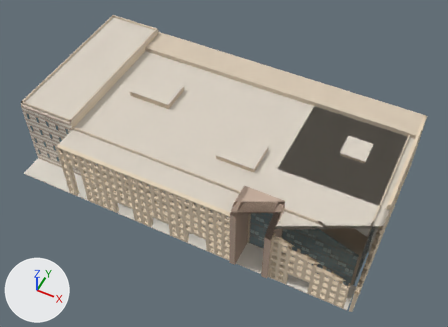
What one commit did to the glTF model public/models/auc-library.glb.
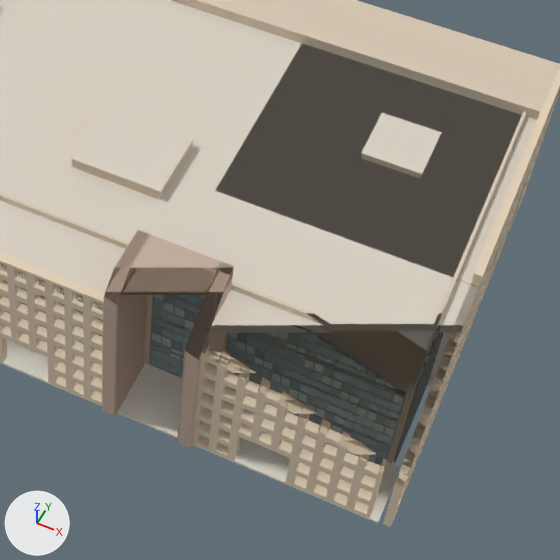
Each version appears first whole from a 50 mm camera at (58.0, -111.0, 143.2) aimed at (3.9, -2.9, 8.1), and next in a close-up on the part from 41% to 95% of the width and 27% to 100% of the height. Lighting does not change. The marker at lower left points along +X, +Y and +Z. The last two pictures show the newer version. Everything nearer to the camera than a plane just in front of the edit is cut away. Where no turn or scale is listed for an object, it has been applied to the vertices. Vertices at exactly the same position are counted once.

Names of what the first close-up shows: 'glass_blue', 'glass_dark', 'glass_light', 'mullions', 'paving', 'portal_inner', 'portal_stone', 'roof', 'roof_trim', 'sandstone', 'sandstone_dark' and 1 more.
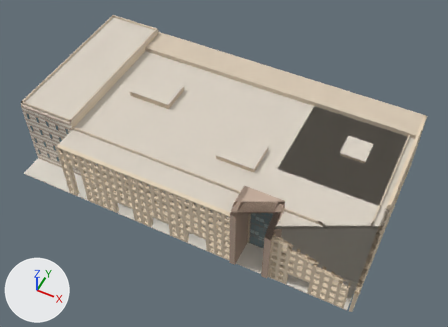
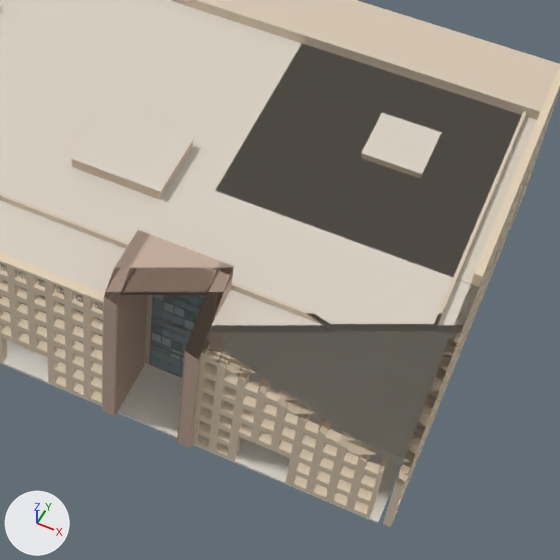
Commit message: Replace library GLB with updated uploaded model

What the commit changed:
me_sandstone_dark is used by ob_sandstone_dark; location (-1.8, 0.1, 0.0).
me_sandstone_dark had 58 vertices, 96 faces and spanned x -45.0..52.0, y -20.0..26.5, z 0.0..21.8.
me_sandstone_dark now has 48 vertices, 72 faces and spans x -45.0..44.0, y -20.0..26.5, z 0.0..21.8.
Part 1, on me_sandstone_dark:
10 vertices are removed from x 51.8..52.0, y -20.0..-8.0, z 0.0..19.6.
24 faces are deleted.
me_paving is used by ob_paving; location (-1.8, 0.1, 0.0).
me_paving had 102 vertices, 192 faces and spanned x -50.0..54.4, y -27.5..28.0, z 0.0..2.3.
me_paving now has 109 vertices, 204 faces and spans x -50.0..54.4, y -27.5..28.0, z 0.0..2.3.
Part 2, on me_paving:
7 vertices are added at x 24.2..53.5, y -20.0..-8.0, z 0.0..2.3.
12 new faces join them.
me_glass_dark is used by ob_glass_dark; location (-1.8, 0.1, 0.0).
me_glass_dark had 2000 vertices, 3000 faces and spanned x -50.7..52.2, y -21.1..27.7, z 0.7..22.0.
me_glass_dark now has 1752 vertices, 2628 faces and spans x -50.7..28.7, y -21.1..27.7, z 0.7..22.0.
me_glass_dark part 3: 31 loose pieces with 248 vertices, spanning x 31.6..52.2, y -21.1..-8.2, z 0.7..19.5, are deleted.
me_glass_blue is used by ob_glass_blue; location (-1.8, 0.1, 0.0).
me_glass_blue had 7912 vertices, 11868 faces and spanned x -32.8..52.2, y -21.1..24.8, z 0.6..22.0.
me_glass_blue now has 6368 vertices, 9552 faces and spans x -32.8..28.7, y -21.1..24.8, z 0.7..22.0.
me_glass_blue part 4: 193 loose pieces with 1544 vertices, spanning x 31.6..52.2, y -21.1..-8.2, z 0.6..19.5, are deleted.
me_glass_light is used by ob_glass_light; location (-1.8, 0.1, 0.0).
me_glass_light had 2560 vertices, 3840 faces and spanned x -32.8..52.2, y -21.1..24.8, z 0.7..22.0.
me_glass_light now has 2048 vertices, 3072 faces and spans x -32.8..28.7, y -21.1..24.8, z 0.7..22.0.
me_glass_light part 5: 64 loose pieces with 512 vertices, spanning x 31.6..52.2, y -21.1..-8.2, z 0.7..19.5, are deleted.
me_mullions is used by ob_mullions; location (-1.8, 0.1, 0.0).
me_mullions had 2440 vertices, 3660 faces and spanned x -32.9..52.3, y -21.1..24.9, z 0.5..22.1.
me_mullions now has 1976 vertices, 2964 faces and spans x -32.9..28.8, y -21.1..24.9, z 0.6..22.1.
me_mullions part 6: 58 loose pieces with 464 vertices, spanning x 31.5..52.3, y -21.1..-8.1, z 0.5..19.6, are deleted.

Changed parts and their boxes [x1, y1, x2, y2] in the close-ups (560 x 560 px):
'sandstone_dark', reshaped
    before: [72, 141, 438, 464]
    after: [72, 141, 438, 371]
part 1 of me_sandstone_dark, deleted
    before: [168, 292, 438, 464]
part 2 of me_paving, added
    after: [168, 333, 435, 469]
part 3 of me_glass_dark, deleted
    before: [238, 333, 440, 466]
part 4 of me_glass_blue, deleted
    before: [224, 333, 435, 459]
part 5 of me_glass_light, deleted
    before: [229, 333, 438, 463]
part 6 of me_mullions, deleted
    before: [225, 325, 443, 464]
